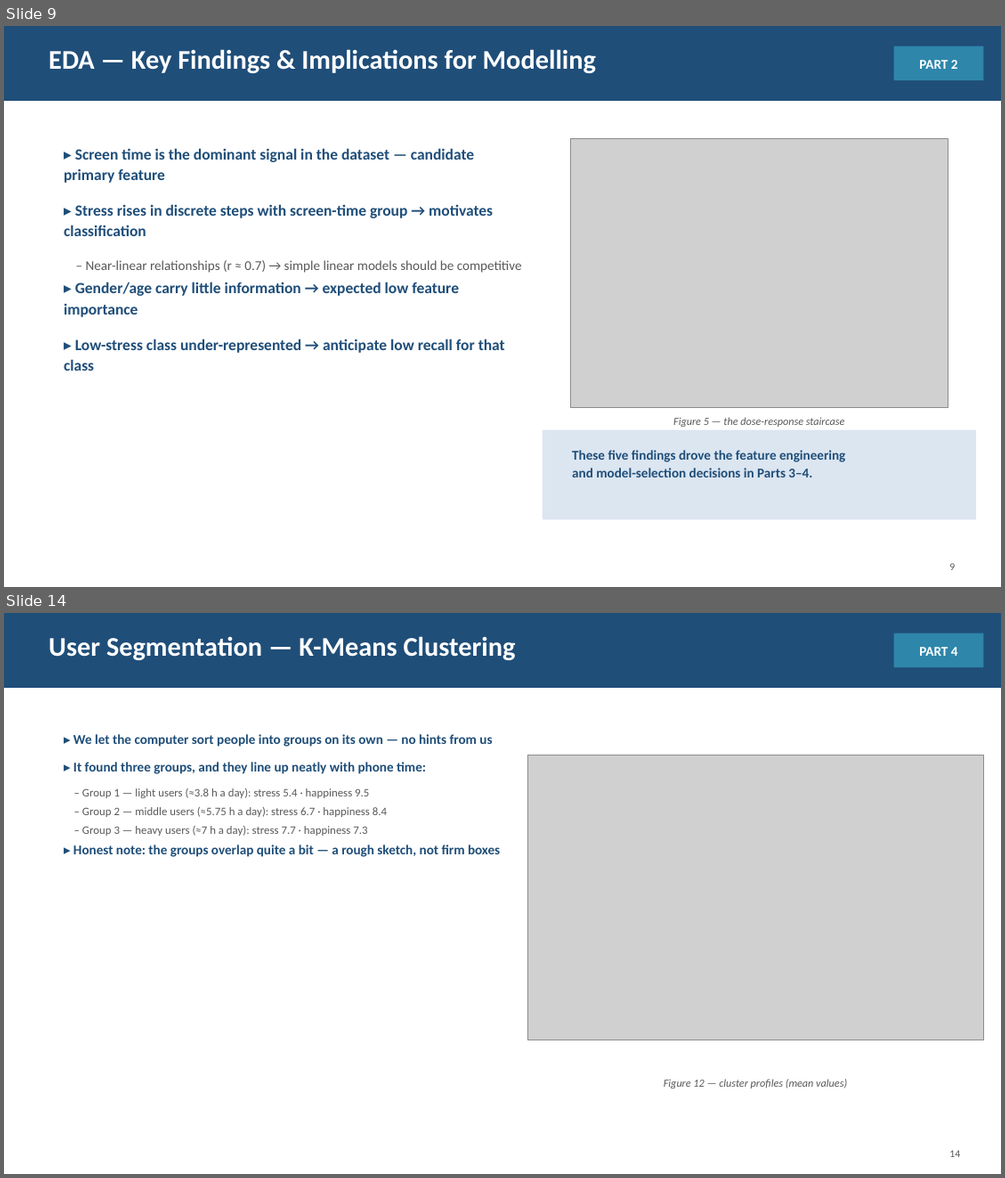
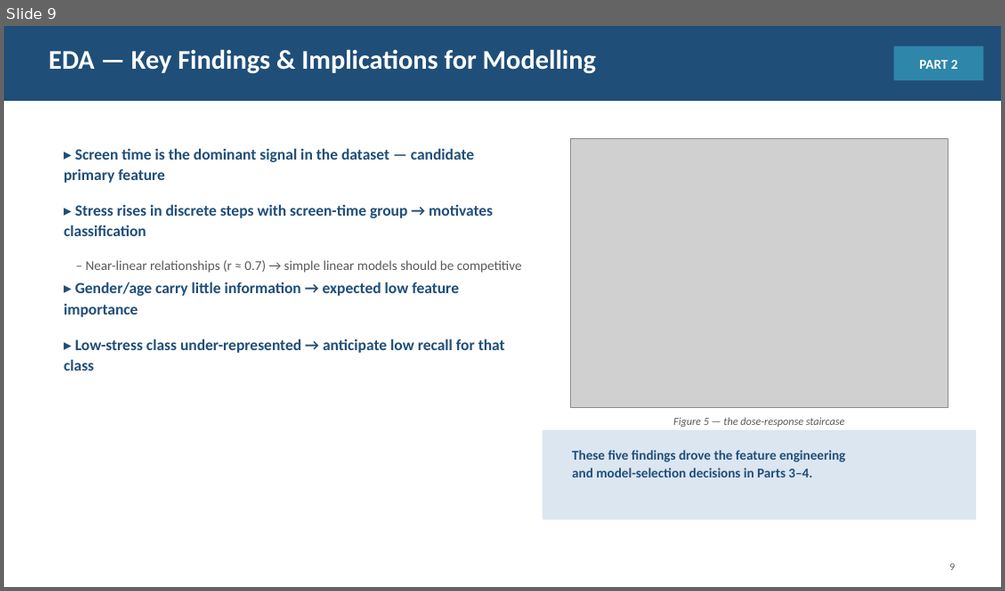
Before and after one commit to jaismine19/social-media-stress-analysis, a slide deck: presentation/Social_Media_Stress_Presentation.pptx. Shown one above the other, each under a label of ours: slides 9 and 14 before the commit, slide 9 after it; the slides between them are not shown. The pictures are 1005x1178 and 1005x591 pixels, drawn with LibreOffice and Linux fonts; fonts in the diff are those of the drawing; grey boxes stand for pictures. Boxes give left, top, right and bottom in pixels: in the first picture for what was removed or moved away, otherwise in the second. Text is boxed around its words. In the diff, an @@ line names an element or a change of style, - is before the commit and + after.

Commit message:
Update presentation to two-model design: single linear regression, remove clustering slide

```diff
--- a/presentation/Social_Media_Stress_Presentation.pptx
+++ b/presentation/Social_Media_Stress_Presentation.pptx
@@ slide 14 removed at (x1=4, y1=613, x2=1001, y2=1174), background #FFFFFF @@
@@ rectangle removed at (x1=4, y1=613, x2=1001, y2=688) @@
@@ text removed at (x1=48, y1=636, x2=516, y2=660) @@
-User Segmentation — K-Means Clustering
@@ rectangle removed at (x1=894, y1=633, x2=984, y2=667) @@
@@ text removed at (x1=919, y1=647, x2=958, y2=656) @@
-PART 4
@@ text removed at (x1=73, y1=734, x2=500, y2=857) @@
-▸ We let the computer sort people into groups on its own — no hints from us
-▸ It found three groups, and they line up neatly with phone time:
-– Group 1 — light users (≈3.8 h a day): stress 5.4 · happiness 9.5
-– Group 2 — middle users (≈5.75 h a day): stress 6.7 · happiness 8.4
-– Group 3 — heavy users (≈7 h a day): stress 7.7 · happiness 7.3
-▸ Honest note: the groups overlap quite a bit — a rough sketch, not firm boxes
@@ picture removed at (x1=527, y1=755, x2=984, y2=1039) @@
@@ text removed at (x1=663, y1=1078, x2=847, y2=1088) @@
-Figure 12 — cluster profiles (mean values)
@@ text removed at (x1=949, y1=1150, x2=960, y2=1157) @@
-14
```
Also in this commit, not shown: 10 slides changed, 1 slide added, 1 other slide removed, 2 other files.
